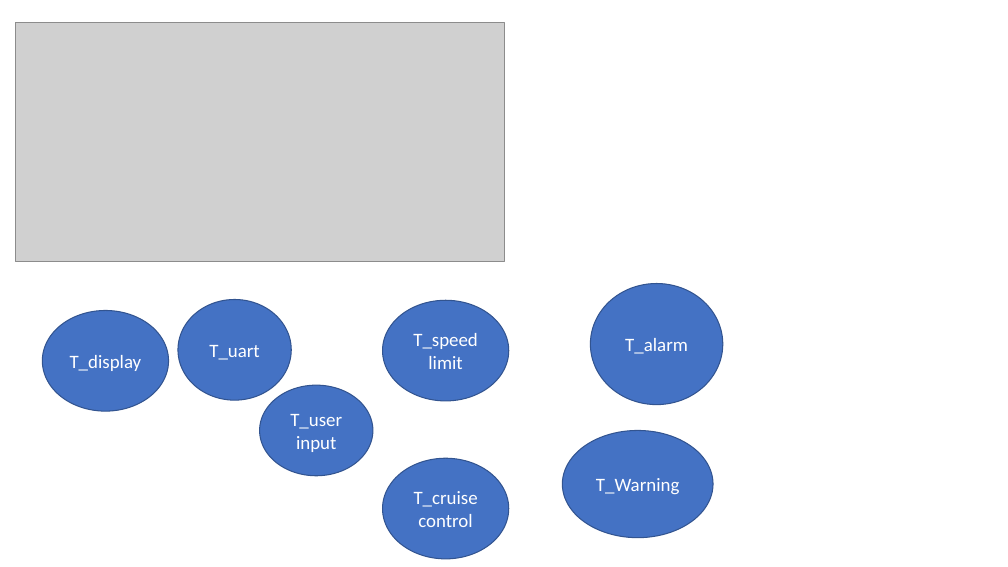
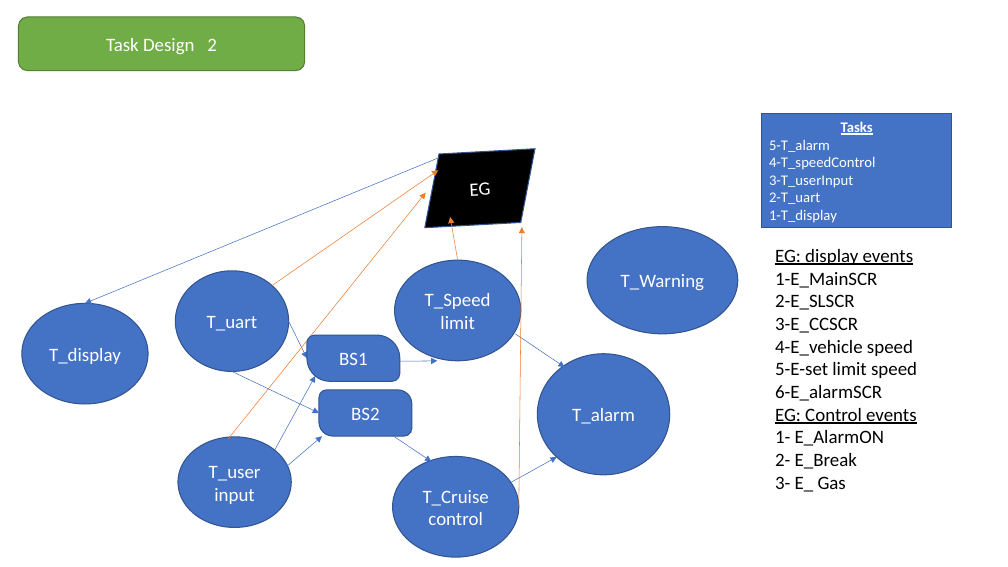
Before and after one commit to Mostafa-Farghly/Speed-Limiter-and-Cruise-Control, a slide deck: slide 5 of DesignDocuments/Design.pptx (slide 3 before the commit). Drawn at 1008x567 pixels with LibreOffice and Linux fonts; fonts in the diff are those of the drawing; grey boxes stand for pictures. Boxes give left, top, right and bottom in pixels: in the first picture for what was removed or moved away, otherwise in the second. Text is boxed around its words. In the diff, an @@ line names an element or a change of style, - is before the commit and + after.

Commit message:
Complete design documents

```diff
--- a/DesignDocuments/Design.pptx
+++ b/DesignDocuments/Design.pptx
@@ picture removed at (x1=15, y1=23, x2=504, y2=262) @@
@@ rounded rectangle added at (x1=18, y1=17, x2=305, y2=70), fill #70AD47, outline #538035 1 pt, 18 pt, text #FFFFFF @@
+Task Design 2
@@ rectangle added at (x1=761, y1=113, x2=952, y2=227), fill #4472C4, outline #325491 1 pt, 14 pt, text #FFFFFF @@
+Tasks
+5-T_alarm
+4-T_speedControl
+3-T_userInput
+2-T_uart
+1-T_display
@@ parallelogram added at (x1=421, y1=149, x2=539, y2=228), fill #000000, outline #325491 1 pt, 18 pt, text #FFFFFF @@
+EG
@@ arrow added from (439, 158) to (85, 303), #4472C4 0.5 pt @@
@@ arrow added from (272, 286) to (439, 170), #ED7D31 0.5 pt @@
@@ arrow added from (228, 439) to (426, 193), #ED7D31 0.5 pt @@
@@ arrow added from (457, 260) to (451, 217), #ED7D31 0.5 pt @@
@@ arrow added from (519, 507) to (522, 227), #ED7D31 0.5 pt @@
@@ ellipse "T_Warning" moved from (x1=563, y1=430, x2=713, y2=538) to (x1=588, y1=227, x2=738, y2=334) @@
@@ ellipse "T_Speed limit" moved from (x1=383, y1=300, x2=509, y2=401) to (x1=395, y1=260, x2=521, y2=361) @@
@@ text added at (x1=775, y1=249, x2=917, y2=492), 18 pt, text #000000 @@
+EG: display events
+1-E_MainSCR
+2-E_SLSCR
+3-E_CCSCR
+4-E_vehicle speed
+5-E-set limit speed
+6-E_alarmSCR
+EG: Control events
+1- E_AlarmON
+2- E_Break
+3- E_ Gas
@@ ellipse "T_uart" moved from (x1=178, y1=299, x2=291, y2=400) to (x1=175, y1=271, x2=289, y2=371) @@
@@ text in ellipse at (x1=425, y1=293, x2=491, y2=329): text changed @@
-T_speed limit
+T_Speed limit
@@ ellipse "T_display" moved from (x1=42, y1=311, x2=169, y2=411) to (x1=22, y1=303, x2=148, y2=404) @@
@@ arrow added from (289, 321) to (307, 358), #4472C4 0.5 pt @@
@@ round diag rect added at (x1=307, y1=335, x2=400, y2=381), fill #4472C4, outline #325491 1 pt, 18 pt, text #FFFFFF @@
+BS1
@@ arrow added from (516, 334) to (565, 368), #4472C4 0.5 pt @@
@@ ellipse "T_alarm" moved from (x1=591, y1=284, x2=723, y2=405) to (x1=538, y1=354, x2=670, y2=475) @@
@@ arrow added from (232, 371) to (319, 413), #4472C4 0.5 pt @@
@@ arrow added from (274, 450) to (315, 376), #4472C4 0.5 pt @@
@@ arrow added from (397, 361) to (438, 361), #4472C4 0.5 pt @@
@@ round diag rect added at (x1=319, y1=390, x2=412, y2=436), fill #4472C4, outline #325491 1 pt, 18 pt, text #FFFFFF @@
+BS2
@@ ellipse "T_user input" moved from (x1=259, y1=385, x2=373, y2=476) to (x1=178, y1=437, x2=291, y2=528) @@
@@ arrow added from (268, 482) to (322, 436), #4472C4 0.5 pt @@
@@ arrow added from (395, 437) to (432, 461), #4472C4 0.5 pt @@
@@ ellipse "T_Cruise control" moved from (x1=383, y1=458, x2=509, y2=559) to (x1=392, y1=457, x2=519, y2=557) @@
@@ arrow added from (512, 482) to (557, 457), #4472C4 0.5 pt @@
@@ text in ellipse at (x1=423, y1=490, x2=489, y2=525): text changed @@
-T_cruise control
+T_Cruise control
```
Also in this commit, not shown: 2 other slides changed, 2 slides added, 1 other file.
